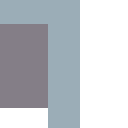
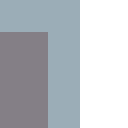
Comparing the layer stacks of the two 128 × 128 images. Changes:
painted on "Cubicle" over [0, 24, 48, 128]
